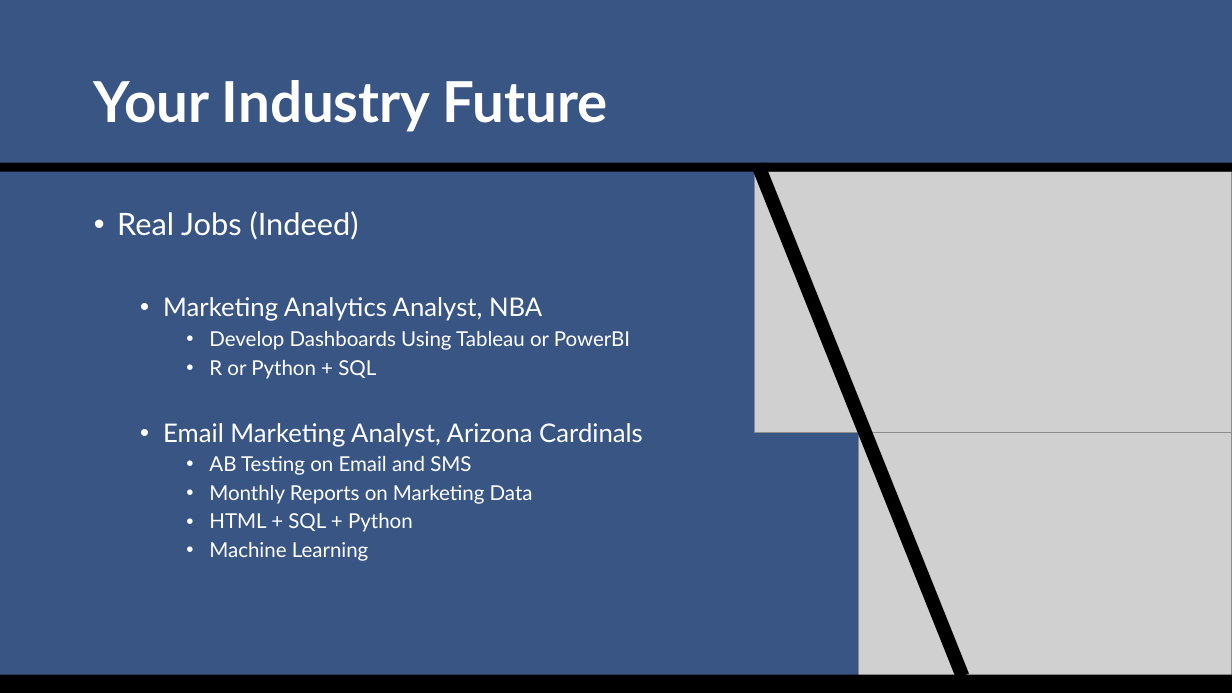
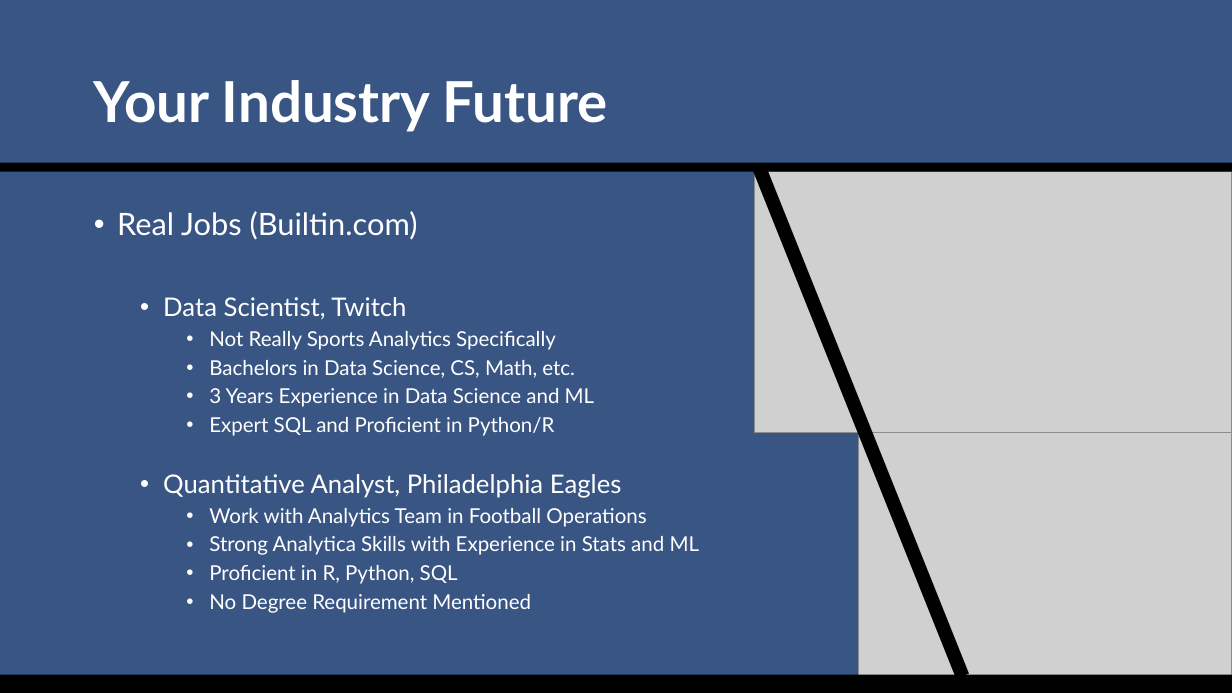
Before and after one commit to SuperMarioGiacomazzo/STOR538_WEBSITE, a slide deck: slide 20 of Slides/Sports Analytics 3/Sports_Analytics_3_Lecture.pptx. Drawn at 1232x693 pixels with LibreOffice and Linux fonts; fonts in the diff are those of the drawing; grey boxes stand for pictures. Boxes give left, top, right and bottom in pixels: in the first picture for what was removed or moved away, otherwise in the second. Text is boxed around its words. In the diff, an @@ line names an element or a change of style, - is before the commit and + after.

```diff
--- a/Slides/Sports Analytics 3/Sports_Analytics_3_Lecture.pptx
+++ b/Slides/Sports Analytics 3/Sports_Analytics_3_Lecture.pptx
@@ text at (117,211,700,613): text changed @@
-• Real Jobs (Indeed)
-  • Marketing Analytics Analyst, NBA
-    • Develop Dashboards Using Tableau or PowerBI
-    • R or Python + SQL
-  • Email Marketing Analyst, Arizona Cardinals
-    • AB Testing on Email and SMS
-    • Monthly Reports on Marketing Data
-    • HTML + SQL + Python
-    • Machine Learning
+• Real Jobs (Builtin.com)
+  • Data Scientist, Twitch
+    • Not Really Sports Analytics Specifically
+    • Bachelors in Data Science, CS, Math, etc.
+    • 3 Years Experience in Data Science and ML
+    • Expert SQL and Proficient in Python/R
+  • Quantitative Analyst, Philadelphia Eagles
+    • Work with Analytics Team in Football Operations
+    • Strong Analytica Skills with Experience in Stats and ML
+    • Proficient in R, Python, SQL
+    • No Degree Requirement Mentioned
```
Also in this commit, not shown: 9 other slides changed, 1 slide added, 1 slide removed, 7 other files.
